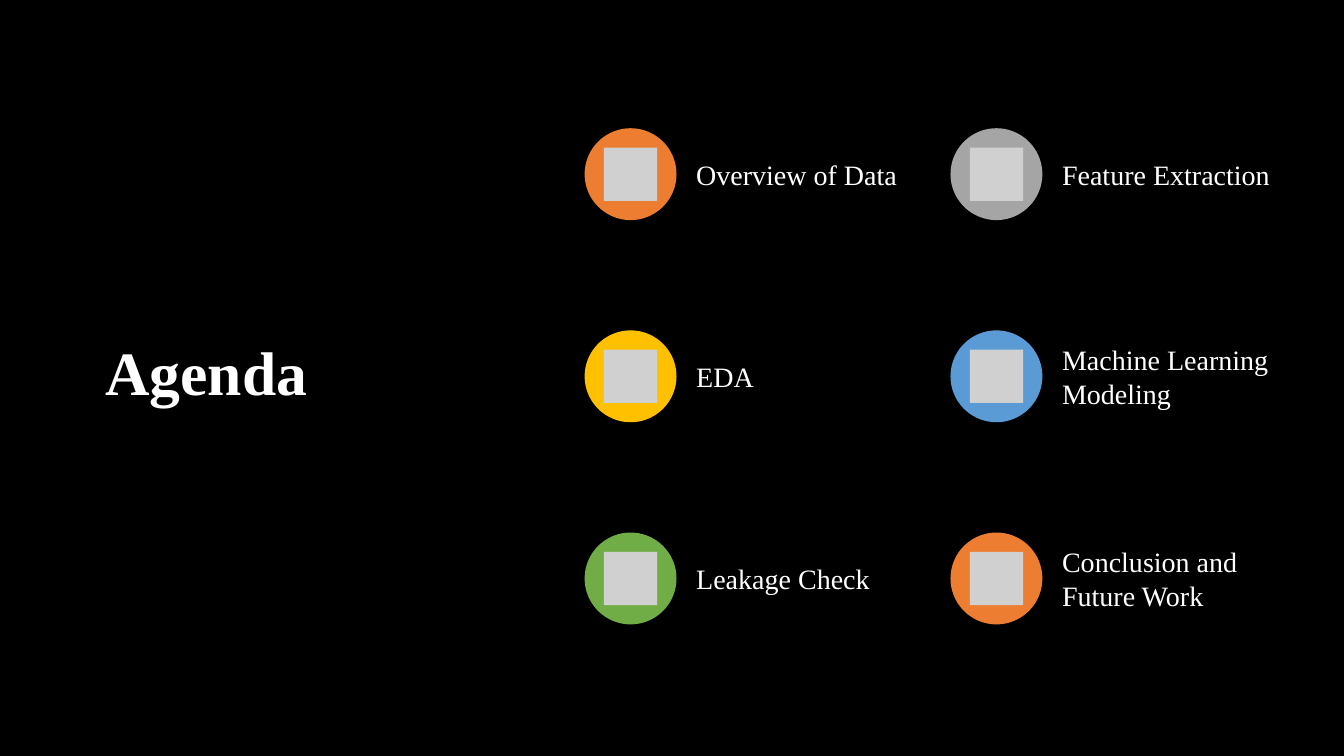
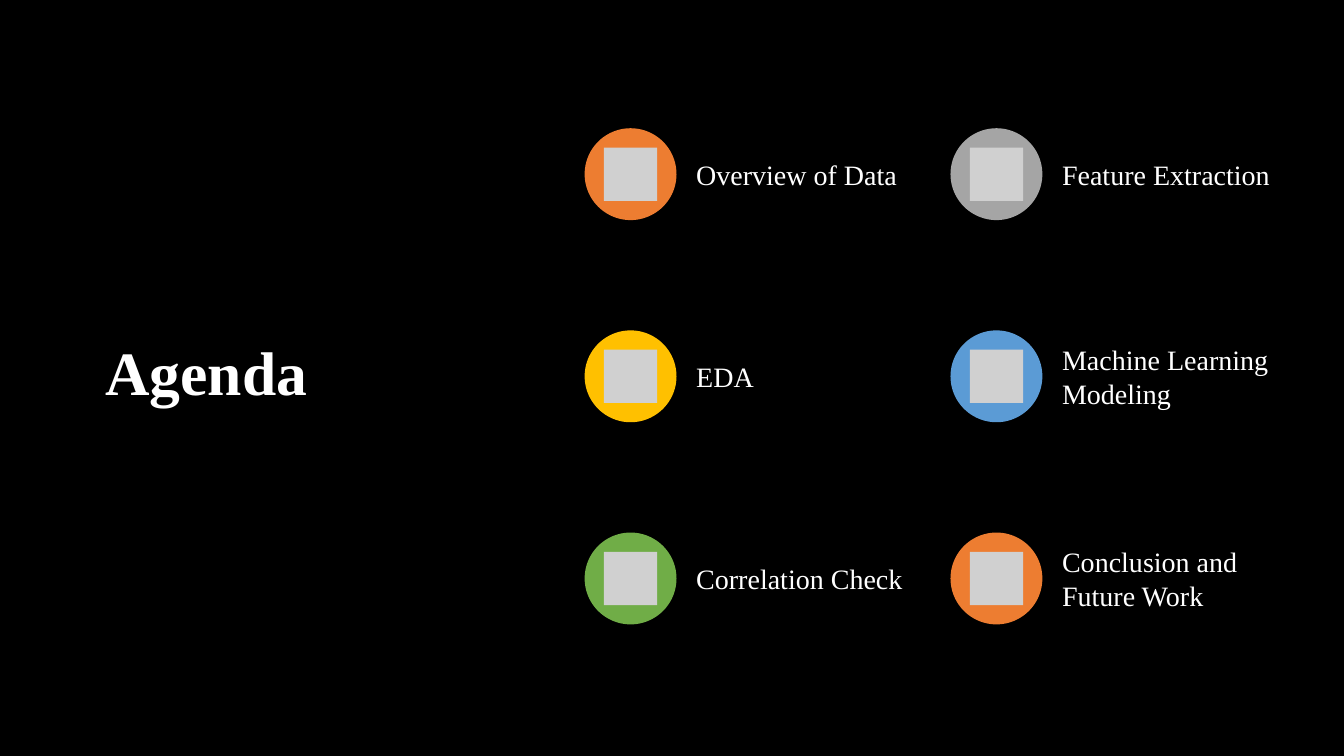
Before and after one commit to Appy011/are_you_dirty_enough, a slide deck: slide 2 of presentation_are_you_noisy_enough.pptx. Drawn at 1344x756 pixels with LibreOffice and Linux fonts; fonts in the diff are those of the drawing; grey boxes stand for pictures. Boxes give left, top, right and bottom in pixels: in the first picture for what was removed or moved away, otherwise in the second. Text is boxed around its words. In the diff, an @@ line names an element or a change of style, - is before the commit and + after.

```diff
--- a/presentation_are_you_noisy_enough.pptx
+++ b/presentation_are_you_noisy_enough.pptx
@@ text at bbox=[696, 569, 903, 590]: text changed @@
-Leakage Check
+Correlation Check
```
Also in this commit, not shown: 1 other slide changed.
